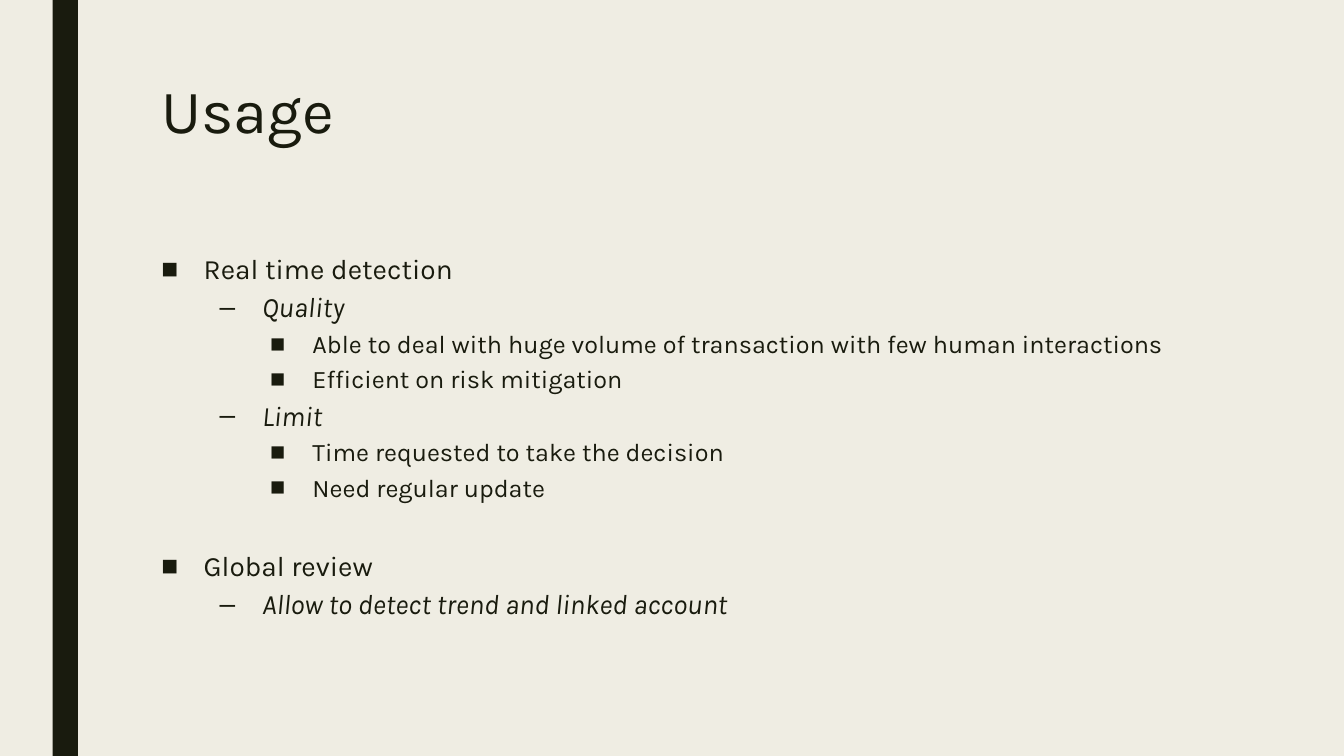
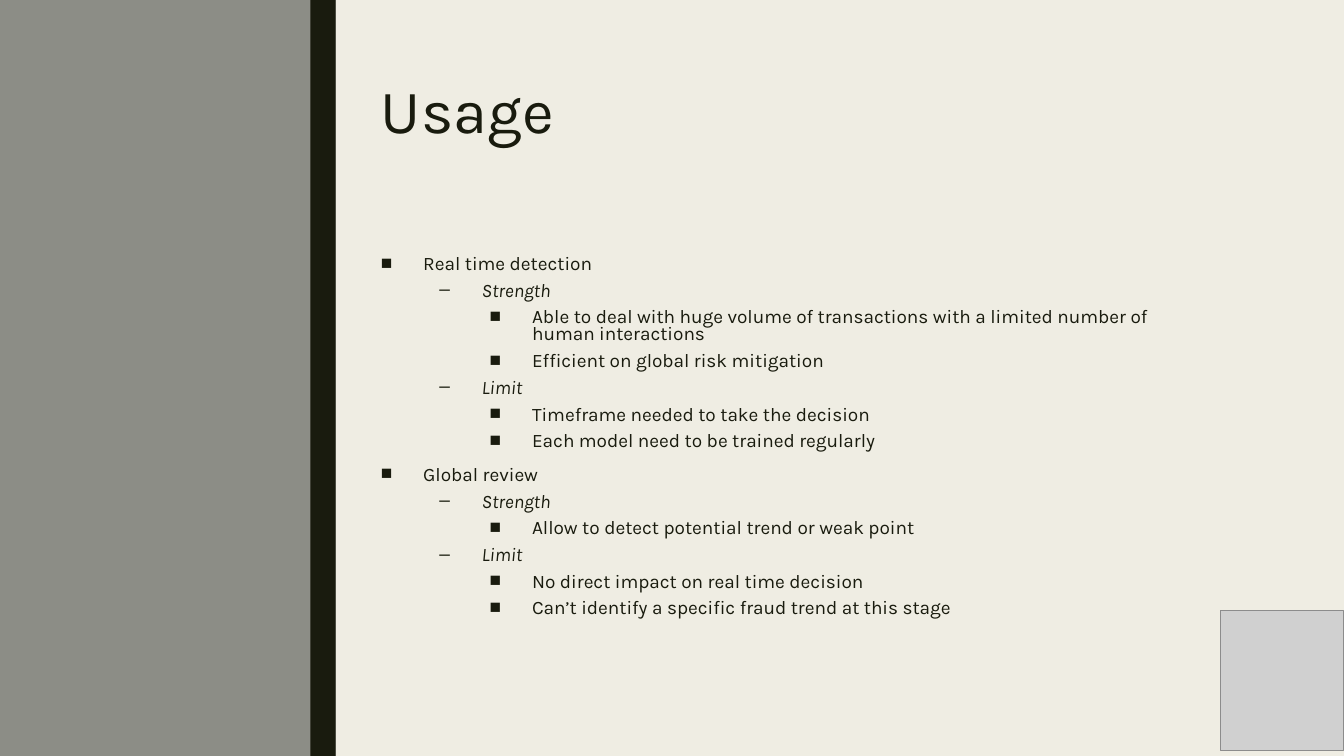
Before and after one commit to sebawall/project_sebastien, a slide deck: slide 8 of Project presentation.pptx (slide 7 before the commit). Drawn at 1344x756 pixels with LibreOffice and Linux fonts; fonts in the diff are those of the drawing; grey boxes stand for pictures. Boxes give left, top, right and bottom in pixels: in the first picture for what was removed or moved away, otherwise in the second. Text is boxed around its words. In the diff, an @@ line names an element or a change of style, - is before the commit and + after.

```diff
--- a/Project presentation.pptx
+++ b/Project presentation.pptx
@@ rectangle added at (0,0,1344,756), fill #EFEDE3 @@
@@ rectangle added at (0,0,336,756), fill #8C8D86 @@
@@ rectangle added at (311,0,336,756), fill #191B0E @@
@@ title "Usage": place and size @@
-title "Usage" at (161,94,334,148)
+title "Usage" at (381,94,554,148)
@@ text "Real time detection": place and size @@
-text "Real time detection" at (204,259,1162,615)
+text "Real time detection" at (423,257,1148,619)
@@ text at (423,257,592,482): size 20 to 13.6 pt in "Real time detection", "Limit", "Global review"; line spacing 0.84 to 0.74 @@
@@ text at (482,284,1148,372): text changed; size 18 to 13.6 pt @@
-  – Quality
-    ■ Able to deal with huge volume of transaction with few human interactions
-    ■ Efficient on risk mitigation
+  – Strength
+    ■ Able to deal with huge volume of transactions with a limited number of human interactions
+    ■ Efficient on global risk mitigation
@@ text at (532,408,875,452): text changed; size 18 to 13.6 pt @@
-    ■ Time requested to take the decision
-    ■ Need regular update
+    ■ Timeframe needed to take the decision
+    ■ Each model need to be trained regularly
@@ text at (482,495,951,619): text changed; size 20 to 13.6 pt; italic off @@
-  – Allow to detect trend and linked account
+  – Strength
+    ■ Allow to detect potential trend or weak point
+  – Limit
+    ■ No direct impact on real time decision
+    ■ Can’t identify a specific fraud trend at this stage
@@ picture added at (1221,611,1344,751) @@
```
Also in this commit, not shown: 5 other slides changed, 3 slides added, 1 slide removed, 2 other files.
